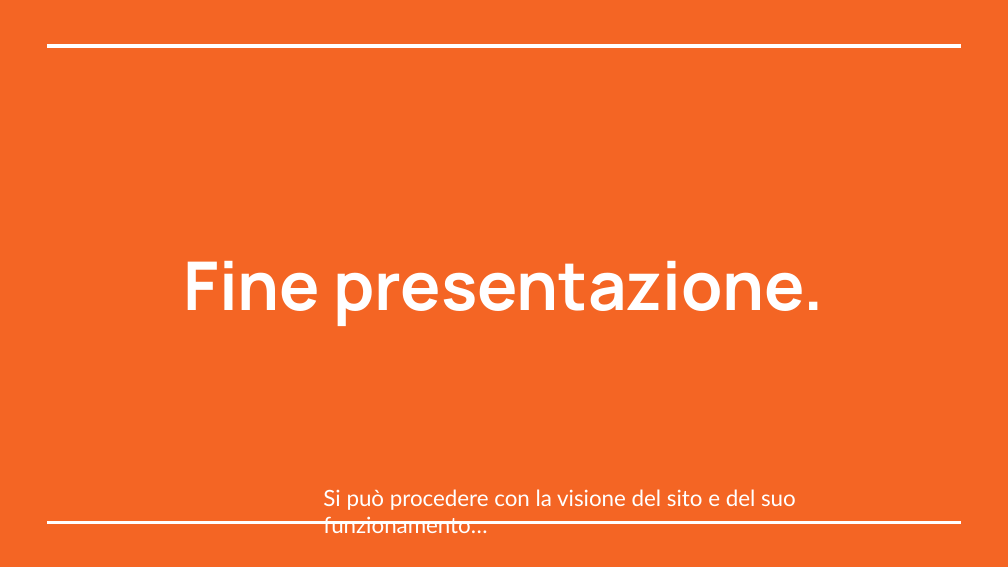
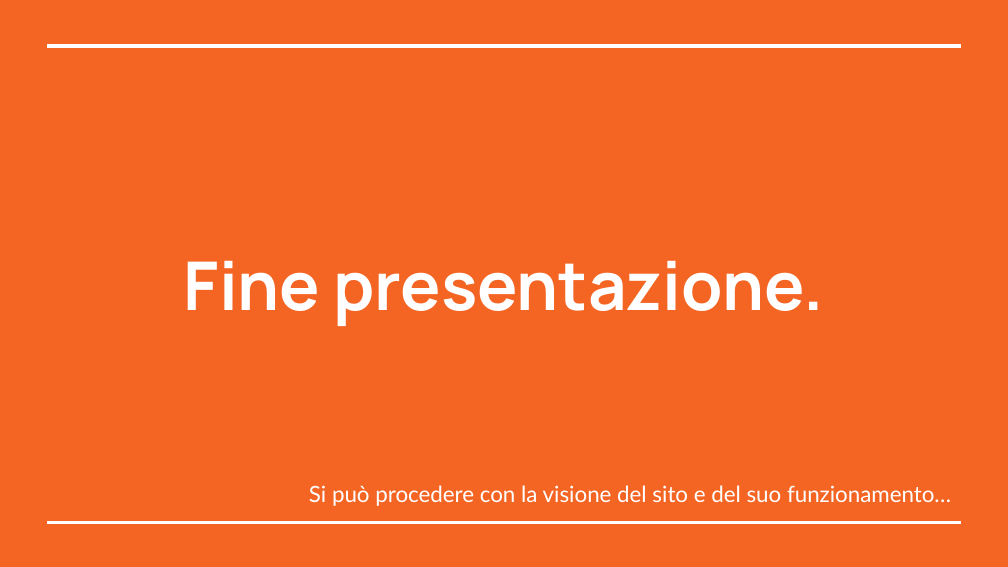
Before and after one commit to tabi-star/Progetto-tecnologie-internet, a slide deck: slide 10 of Presentazione_progetto_TI.pptx. Drawn at 1008x567 pixels with LibreOffice and Linux fonts; fonts in the diff are those of the drawing. Boxes give left, top, right and bottom in pixels: in the first picture for what was removed or moved away, otherwise in the second. Text is boxed around its words. In the diff, an @@ line names an element or a change of style, - is before the commit and + after.

Commit message:
Sistemata_l'ultima_pagina_della_relazione

```diff
--- a/Presentazione_progetto_TI.pptx
+++ b/Presentazione_progetto_TI.pptx
@@ text "Si può procedere con la ..." rewrapped from (323,489,796,533) to (309,485,951,506) @@
```
